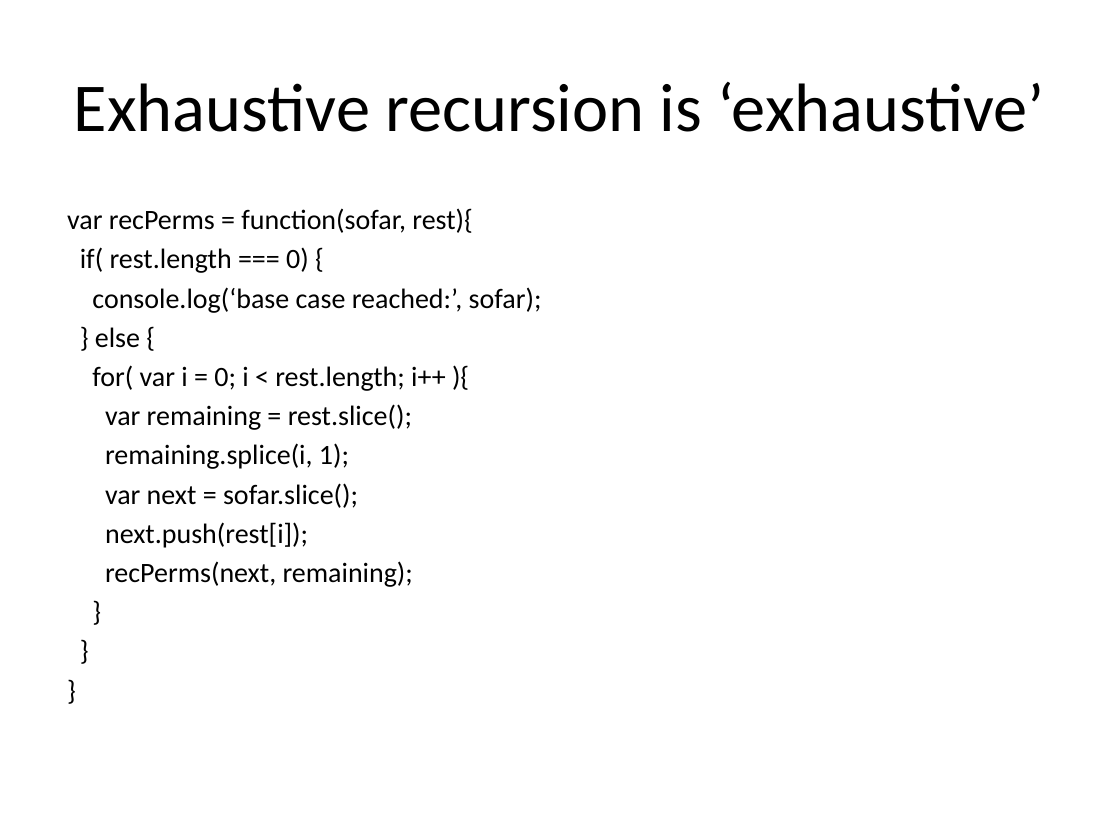
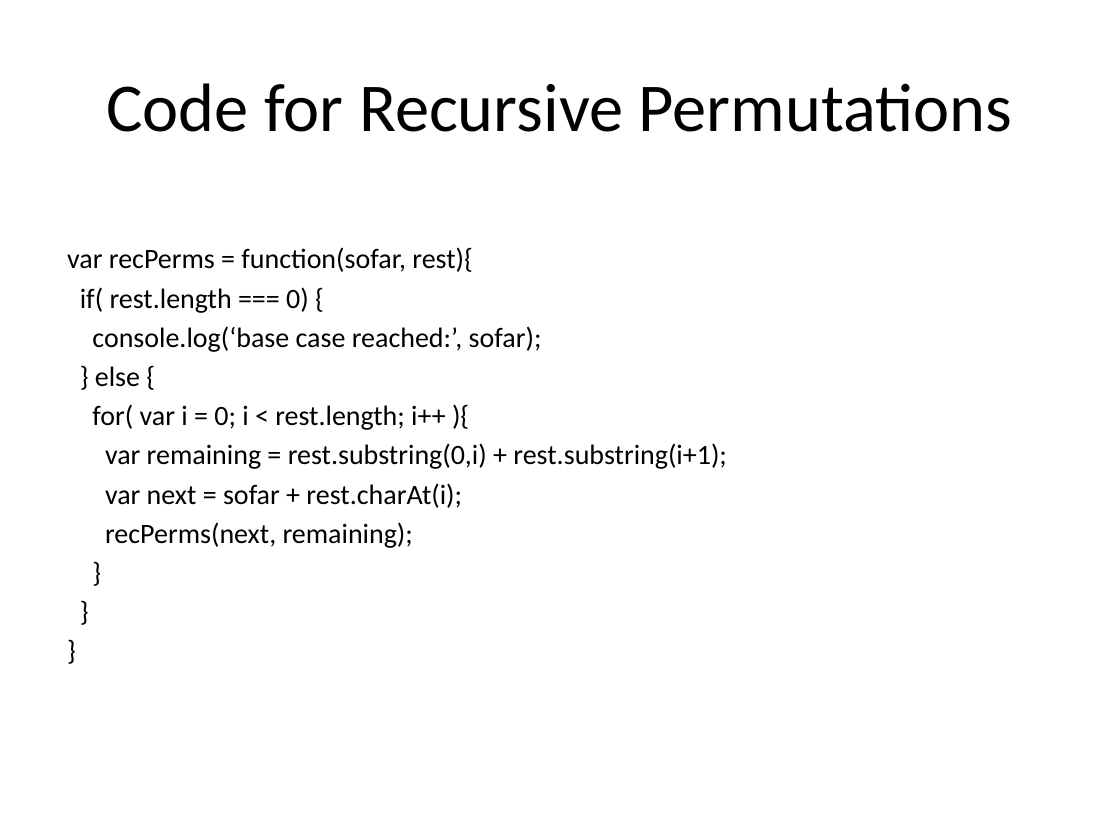
Before and after one commit to azavadil/az_recursion, a slide deck: slide 5 of recursivePatterns.pptx (slide 6 before the commit). Drawn at 1120x840 pixels with LibreOffice and Linux fonts; fonts in the diff are those of the drawing. Boxes give left, top, right and bottom in pixels: in the first picture for what was removed or moved away, otherwise in the second. Text is boxed around its words. In the diff, an @@ line names an element or a change of style, - is before the commit and + after.

```diff
--- a/recursivePatterns.pptx
+++ b/recursivePatterns.pptx
@@ title at <box>106,83,1013,132</box>: text changed @@
-Exhaustive recursion is ‘exhaustive’
+Code for Recursive Permutations
@@ text at <box>105,443,727,508</box>: text changed @@
-var remaining = rest.slice();
-remaining.splice(i, 1);
-var next = sofar.slice();
-next.push(rest[i]);
+var remaining = rest.substring(0,i) + rest.substring(i+1);
+var next = sofar + rest.charAt(i);
```
Also in this commit, not shown: 3 other slides changed, 1 slide added.
